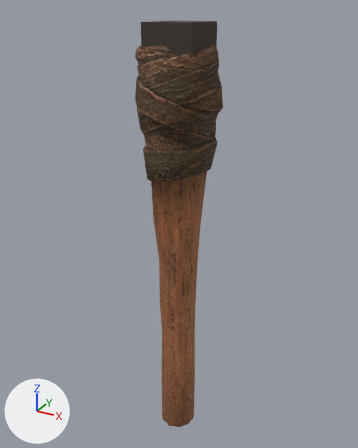
What one commit did to the glTF model assets/world/survival/models/held-winter-torch-01.glb.
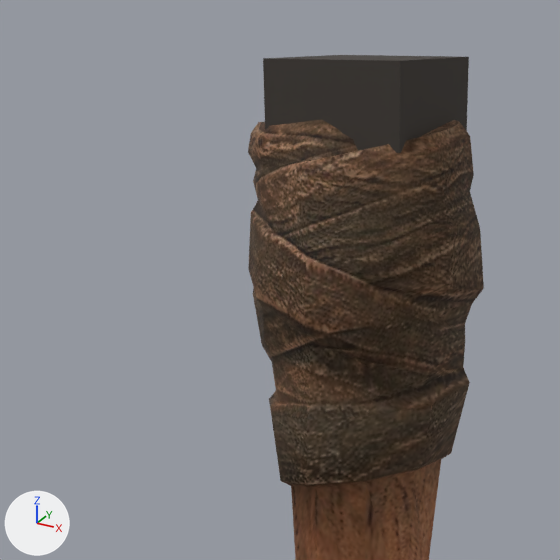
Old and new are each drawn whole from a 50 mm lens placed at (0.297, -0.542, 0.594), pointed at (-0.009, 0.014, 0.316) and again close up on the part from 12% to 70% of the width and 0% to 47% of the height. Arrows for +X, +Y and +Z are at lower left; the lights stay in place. The older version's two pictures come first. Where no turn or scale is listed for an object, it has been applied to the vertices.

In view in the first close-up: 'survival-held-torch-fire-anchor', 'tripo_node_f5b75a44-7fd1-4deb-8987-d00b03df71d1'.
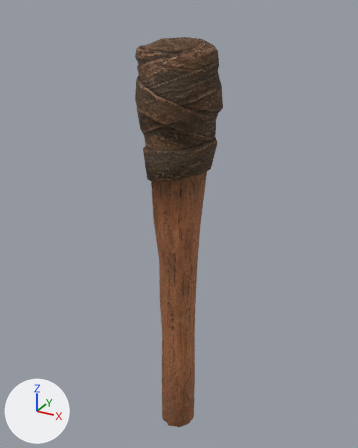
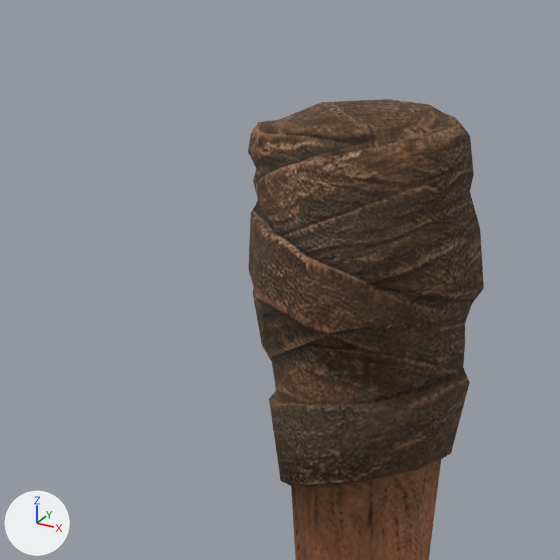
The change, as a list of edits to the scene's bpy script:
```text
Change ob_survival_held_torch_fire_anchor:
    ob_survival_held_torch_fire_anchor: bpy.data.objects.new('survival-held-torch-fire-anchor', me_mesh_1) -> bpy.data.objects.new('survival-held-torch-fire-anchor', None)
```

Changed parts and their boxes (x1, y1, x2, y2) in the close-ups (560 x 560 px):
'survival-held-torch-fire-anchor', no longer drawn: before (263, 55, 469, 153)
